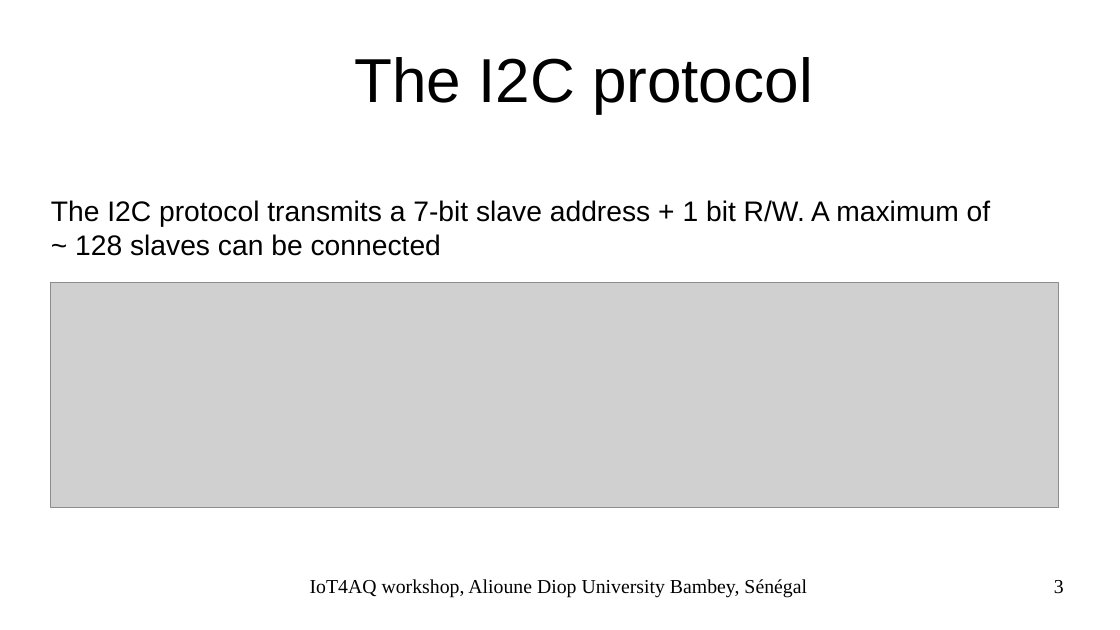
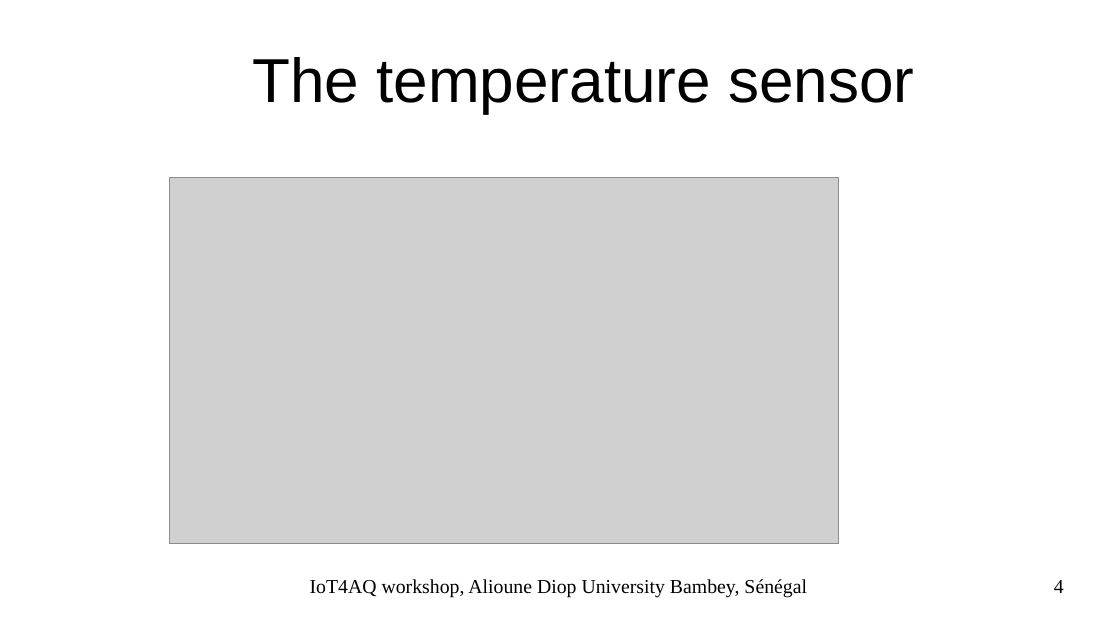
Before and after one commit to uraich/IoT4AQ, a slide deck: slide 4 of workshop/slides/iot4aq_dht11.odp (slide 3 before the commit). Drawn at 1120x630 pixels with LibreOffice and Linux fonts; fonts in the diff are those of the drawing; grey boxes stand for pictures; background and template pictures are left out. Boxes give left, top, right and bottom in pixels: in the first picture for what was removed or moved away, otherwise in the second. Text is boxed around its words. In the diff, an @@ line names an element or a change of style, - is before the commit and + after.

```diff
--- a/workshop/slides/iot4aq_dht11.odp
+++ b/workshop/slides/iot4aq_dht11.odp
@@ title at [252,57,914,114]: text changed @@
-The I2C protocol
+The temperature sensor
@@ picture: place and size @@
-picture at [51,283,1059,508]
+picture at [170,178,838,544]
@@ text removed at [51,200,991,256] @@
-The I2C protocol transmits a 7-bit slave address + 1 bit R/W. A maximum of
-~ 128 slaves can be connected
@@ page number at [1054,580,1064,593]: text changed @@
-3
+4
```
Also in this commit, not shown: 2 other slides changed, 4 slides added, 2 slides removed.
